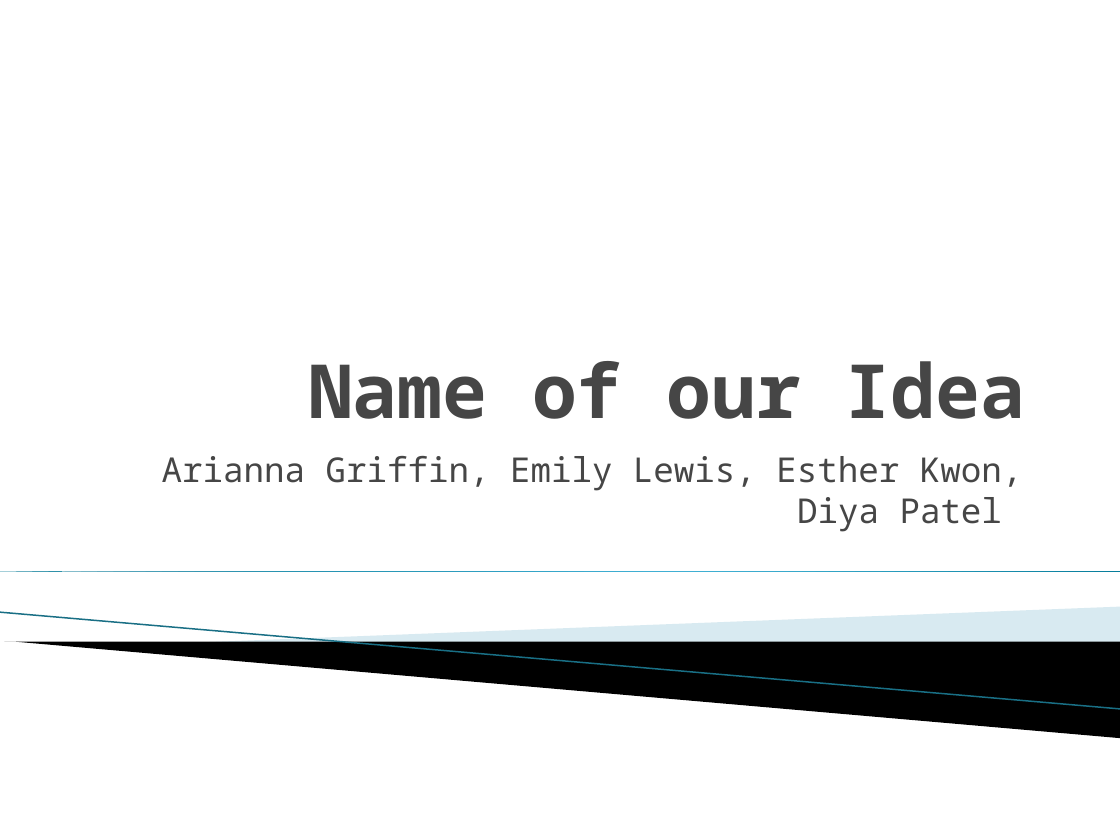
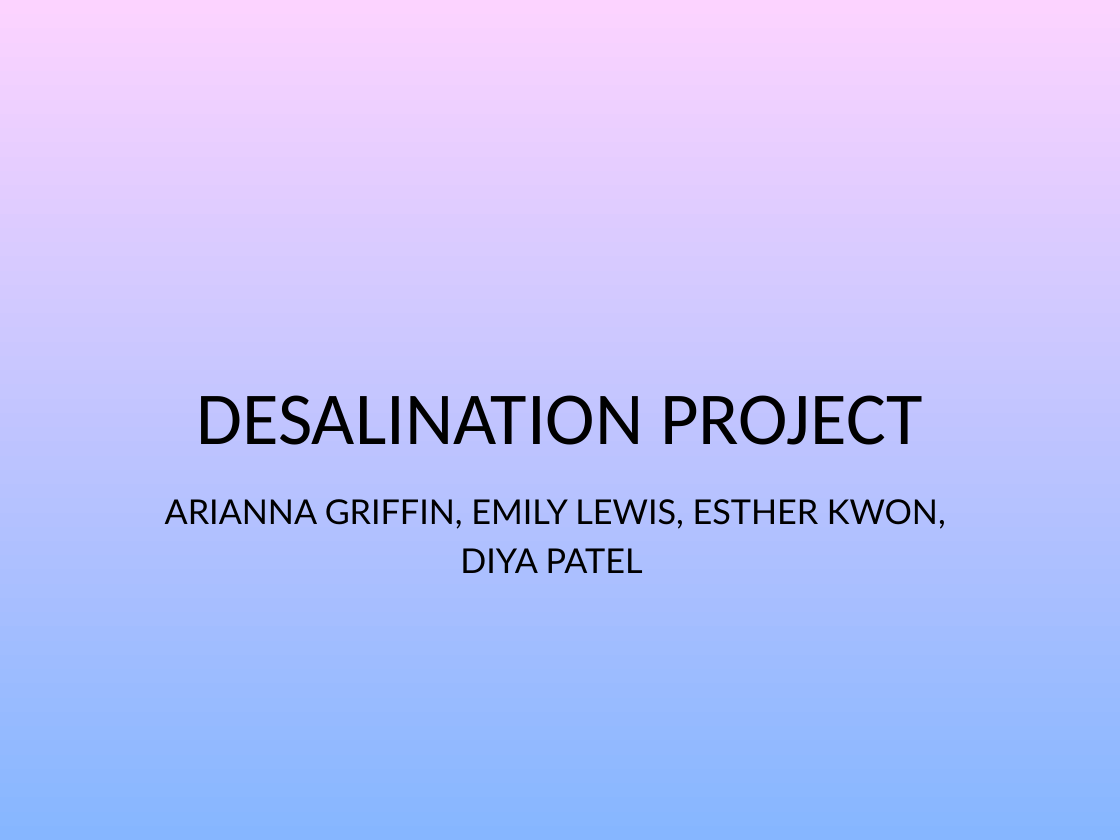
Before and after one commit to KRcpl88/EV3, a slide deck: slide 1 of Documents/2017/Desalination PP.pptx. Drawn at 1120x840 pixels with LibreOffice and Linux fonts; fonts in the diff are those of the drawing; background and template pictures are left out. Boxes give left, top, right and bottom in pixels: in the first picture for what was removed or moved away, otherwise in the second. Text is boxed around its words. In the diff, an @@ line names an element or a change of style, - is before the commit and + after.

```diff
--- a/Documents/2017/Desalination PP.pptx
+++ b/Documents/2017/Desalination PP.pptx
@@ background #FFFFFF to picture (left out) @@
@@ title at (x1=197, y1=395, x2=923, y2=445): text changed; font Noto Sans Mono to Calibri; text colour #464646 to #000000; bold off @@
-Name of our Idea
+DESALINATION PROJECT
@@ subtitle at (x1=165, y1=499, x2=946, y2=573): text changed; font Noto Sans Mono to Lato; text colour #464646 to #000000 @@
-Arianna Griffin, Emily Lewis, Esther Kwon, Diya Patel
+ARIANNA GRIFFIN, EMILY LEWIS, ESTHER KWON, DIYA PATEL
@@ right triangle removed at (x1=0, y1=571, x2=1120, y2=571) @@
@@ line removed from (0, 613) to (1120, 709) @@
@@ freeform shape removed at (x1=207, y1=607, x2=1120, y2=666) @@
@@ freeform shape removed at (x1=4, y1=642, x2=1120, y2=738) @@
```
Also in this commit, not shown: 4 other slides changed, 1 slide added, 1 slide removed.
